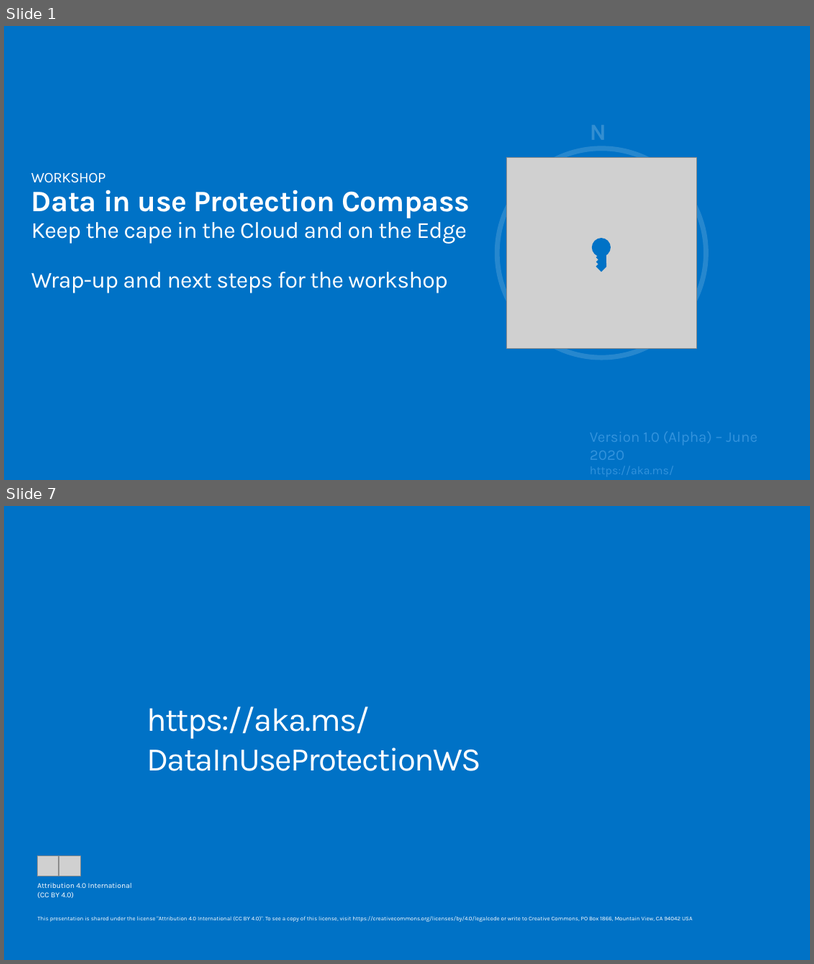
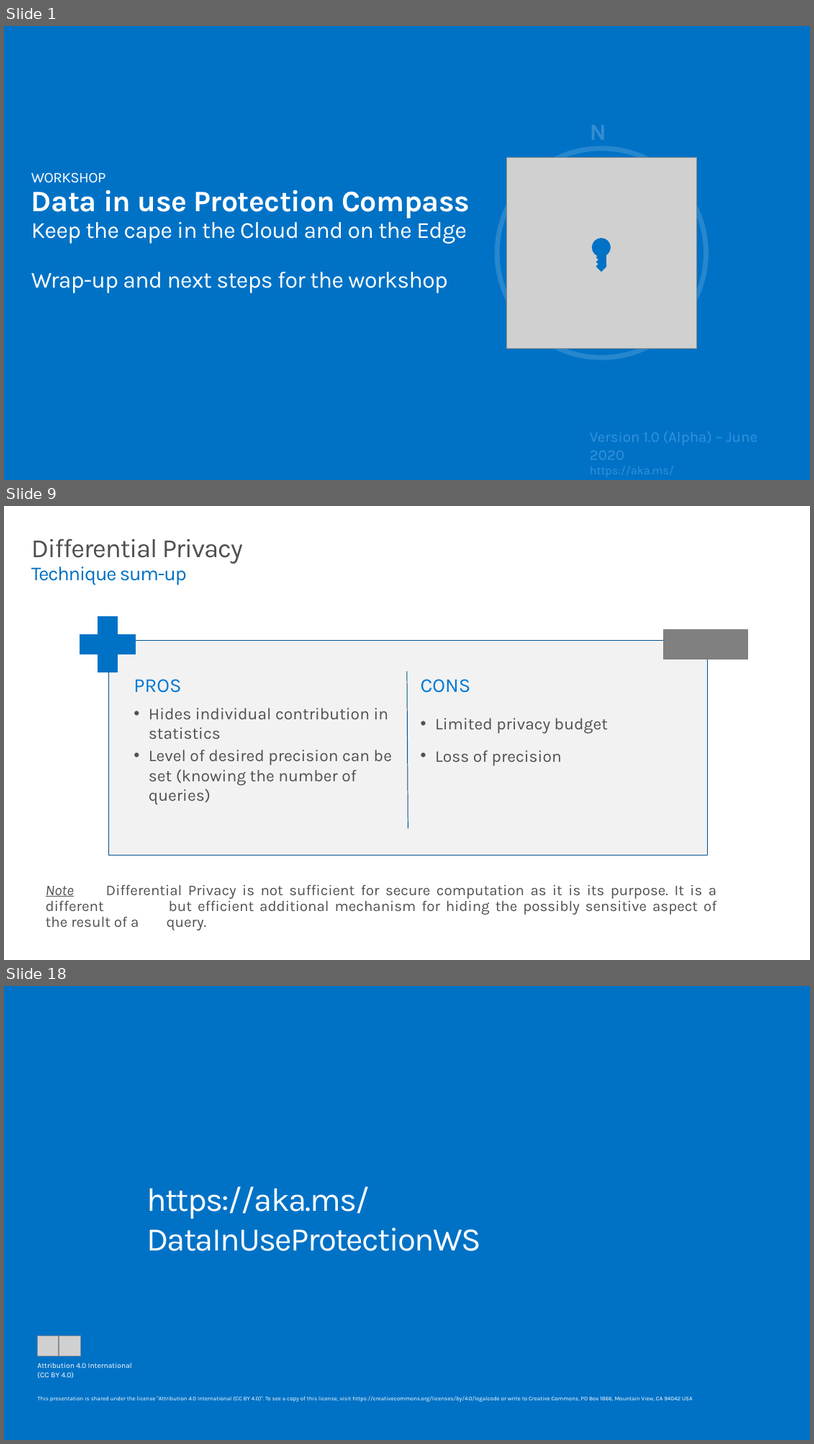
Before and after one commit to microsoft/data-in-use-protection-workshop, a slide deck: decks/Data in use Protection Compass - Wrap-up.pptx. Shown one above the other, each under a label of ours: slides 1 and 7 before the commit, slides 1, 9 and 18 after it; the slides between them are not shown. The pictures are 814x964 and 814x1444 pixels, drawn with LibreOffice and Linux fonts; fonts in the diff are those of the drawing; grey boxes stand for pictures. Boxes give left, top, right and bottom in pixels: in the first picture for what was removed or moved away, otherwise in the second. Text is boxed around its words. In the diff, an @@ line names an element or a change of style, - is before the commit and + after.

```diff
--- a/decks/Data in use Protection Compass - Wrap-up.pptx
+++ b/decks/Data in use Protection Compass - Wrap-up.pptx
@@ slide 9 added at <box>4,506,810,960</box>, background #FFFFFF @@
@@ title added at <box>31,539,243,585</box>, 32 pt, text #505050 @@
+Differential Privacy
+Technique sum-up
@@ plus added at <box>80,616,136,672</box>, fill #0072C6, outline #0072C6 0.85 pt @@
@@ rectangle added at <box>664,630,748,659</box>, fill #808080, outline #808080 0.85 pt @@
@@ group added at <box>109,640,708,896</box>: 2 frees, 1 rectangle, 1 line @@
+PROS
+  • Hides individual contribution in statistics
+  • Level of desired precision can be set (knowing the number of queries)
+CONS
+  • Limited privacy budget
+  • Loss of precision
@@ text added at <box>46,885,717,930</box>, 18 pt, text #505050 @@
+Note Differential Privacy is not sufficient for secure computation as it is its purpose. It is a different but efficient additional mechanism for hiding the possibly sensitive aspect of the result of a query.
@@ what was slide 7 is now slide 18 @@
```
Also in this commit, not shown: 3 slides changed, 11 other slides added, 1 slide removed, 19 other files.
